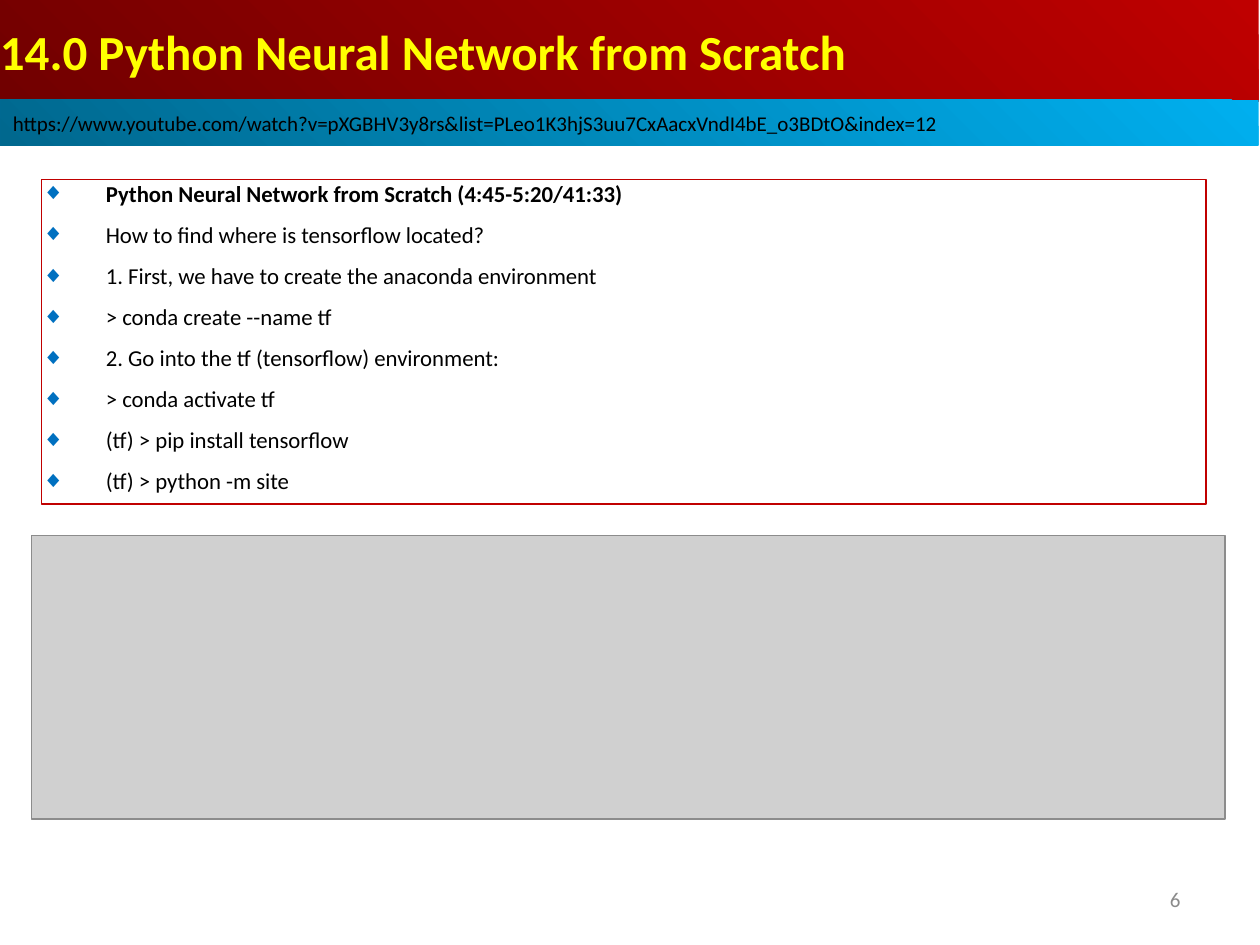
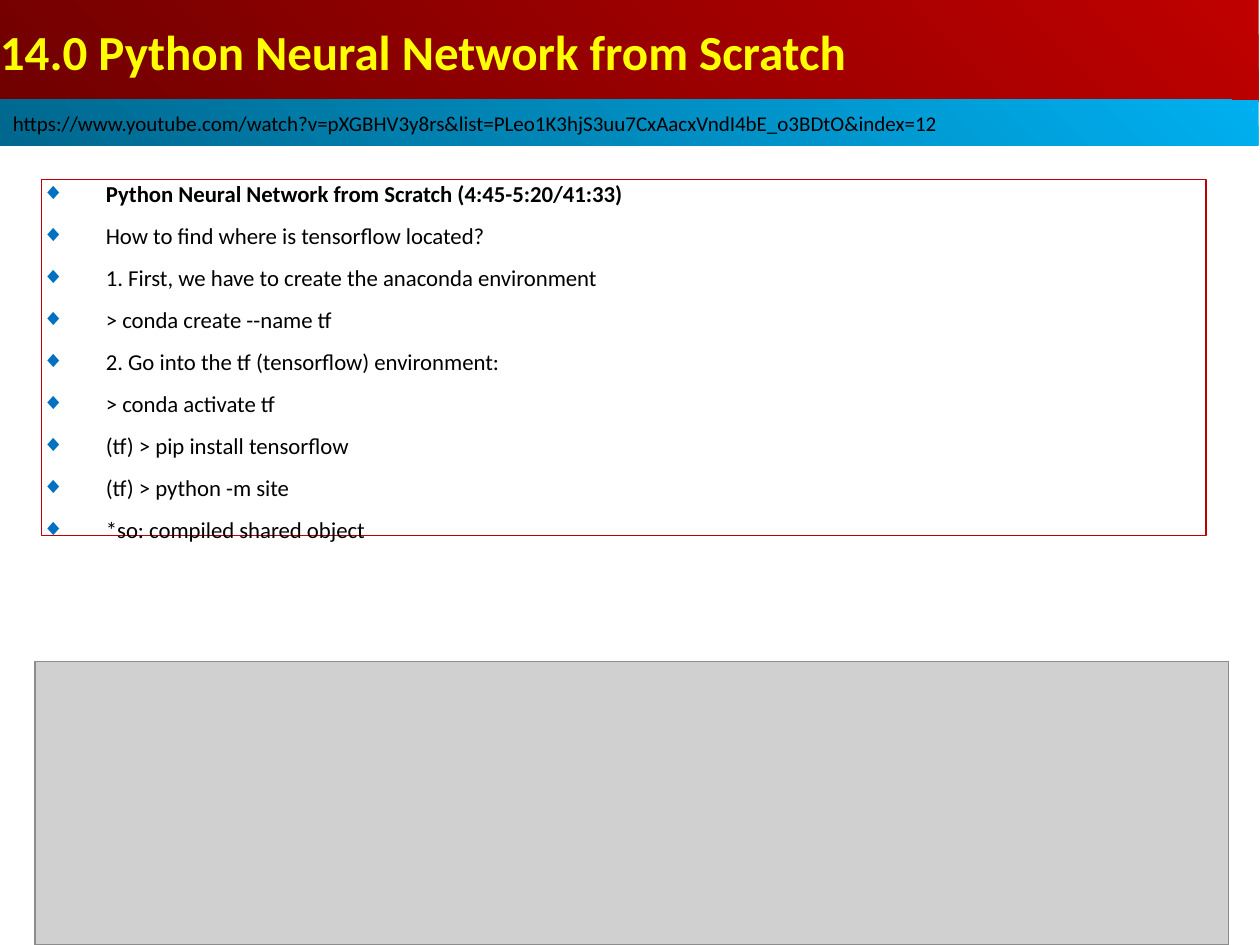
Before and after one commit to peterhchen/AIU_CS512_DL, a slide deck: slide 6 of 000_Lecture_Project/week05/01_Lecture/14.00_w04_review.ppt. Drawn at 1260x945 pixels with LibreOffice and Linux fonts; fonts in the diff are those of the drawing; grey boxes stand for pictures. Boxes give left, top, right and bottom in pixels: in the first picture for what was removed or moved away, otherwise in the second. Text is boxed around its words. In the diff, an @@ line names an element or a change of style, - is before the commit and + after.

```diff
--- a/000_Lecture_Project/week05/01_Lecture/14.00_w04_review.ppt
+++ b/000_Lecture_Project/week05/01_Lecture/14.00_w04_review.ppt
@@ rectangle "Python Neural Network from Scratch ...": place and size @@
-rectangle "Python Neural Network from Scratch ..." at [42,179,1206,504]
+rectangle "Python Neural Network from Scratch ..." at [42,179,1206,536]
@@ text in rectangle at [106,522,365,542]: paragraph added @@
+◆ *so: compiled shared object
@@ picture: place and size @@
-picture at [32,536,1225,819]
+picture at [35,662,1228,945]
@@ page number removed at [1170,893,1181,907] @@
-6
```
Also in this commit, not shown: 6 other slides changed.
